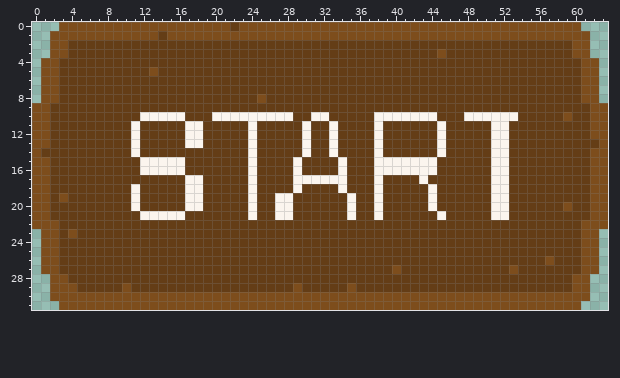
File history of a pixel-art file, design/mainMenu/buttonStart.aseprite. The first picture shows the starting point.
64x32 pixels, 1 frame. Colours within 5 levels of each other are drawn and written as one.
The same view after the edit:
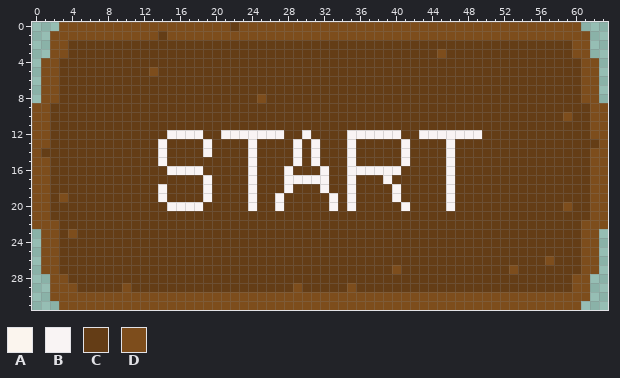
Palette (. is transparent): A #fbf5ee  B #f9f4f4  C #643d16  D #7d4d1c
Change:
Changed rows in their new state; - is an unchanged pixel.
Layer "Layer 2":
first column x 11:
10 -CCCCC---CCCCCCCCC--CC-----CCCCCCC---CCCCCC
11 C-----CC-----C-----C--C----C------C-----CC-
12 C---BBBB--BBBBBBB--B--C-BBBBBB--BBBBBBB-CC-
13 C--B--CCB----B----BCB-C-B--C--B---CB----CC-
14 C--B----B----B----BCB-C-B--C--B---CB----CC-
15 -CCBCC-------B----B-B--CB--CCCBCCC-B----CC-
16 -CCCBBBB-----B---BC--B-CBBBBBBCCCC-B----CC-
17 ------CCB----B---BBBBBCCB--CB---C--B----CC-
18 C--B--CCB----B---BC--B-CB--C-B---C-B----CC-
19 C--B--CCB----B--BC----B-B--C-B---C-B----CC-
20 C---BBBB-----B--BC----B-B--C--B--C-B----CC-
21 -CCCCC-------C--CC------C--C------C-----CC-
Where, in picture pixels (left, top, right, bottom), the same in both pictures:
changed: (131, 112, 518, 220)
